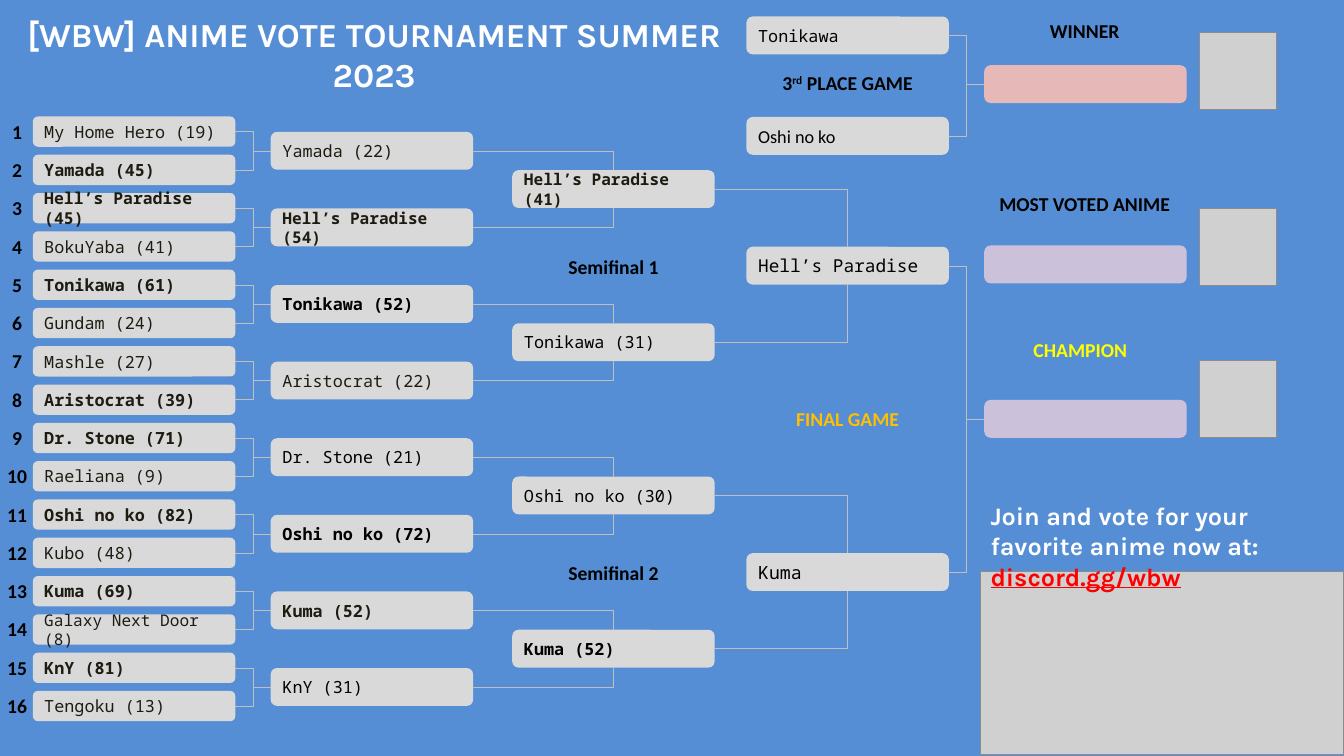
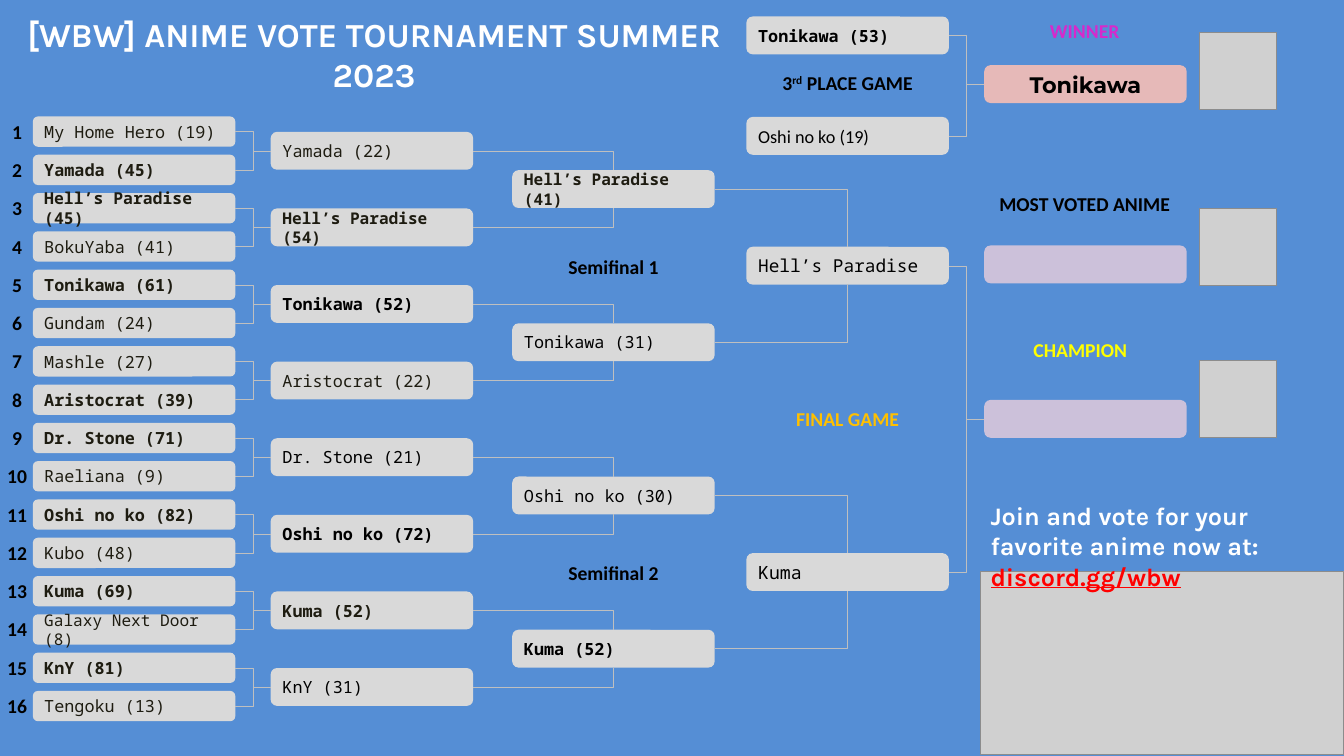
Before and after one commit to WBWMakoto/-WBW-Anime-tournament-SS1-2023, a slide deck: slide 2 of Anime Rank.pptx. Drawn at 1344x756 pixels with LibreOffice and Linux fonts; fonts in the diff are those of the drawing; grey boxes stand for pictures; background and template pictures are left out. Boxes give left, top, right and bottom in pixels: in the first picture for what was removed or moved away, otherwise in the second. Text is boxed around its words. In the diff, an @@ line names an element or a change of style, - is before the commit and + after.

```diff
--- a/Anime Rank.pptx
+++ b/Anime Rank.pptx
@@ text in rounded rectangle at (758,29,889,45): text changed; bold on @@
-Tonikawa
+Tonikawa (53)
@@ text "WINNER" at (1050,25,1119,38): text colour #000000 to #D729CB @@
@@ text in rounded rectangle at (1030,75,1142,93): text added @@
+Tonikawa
@@ text in rounded rectangle at (758,130,869,146): text changed @@
-Oshi no ko
+Oshi no ko (19)
```
Also in this commit, not shown: 2 other files.
